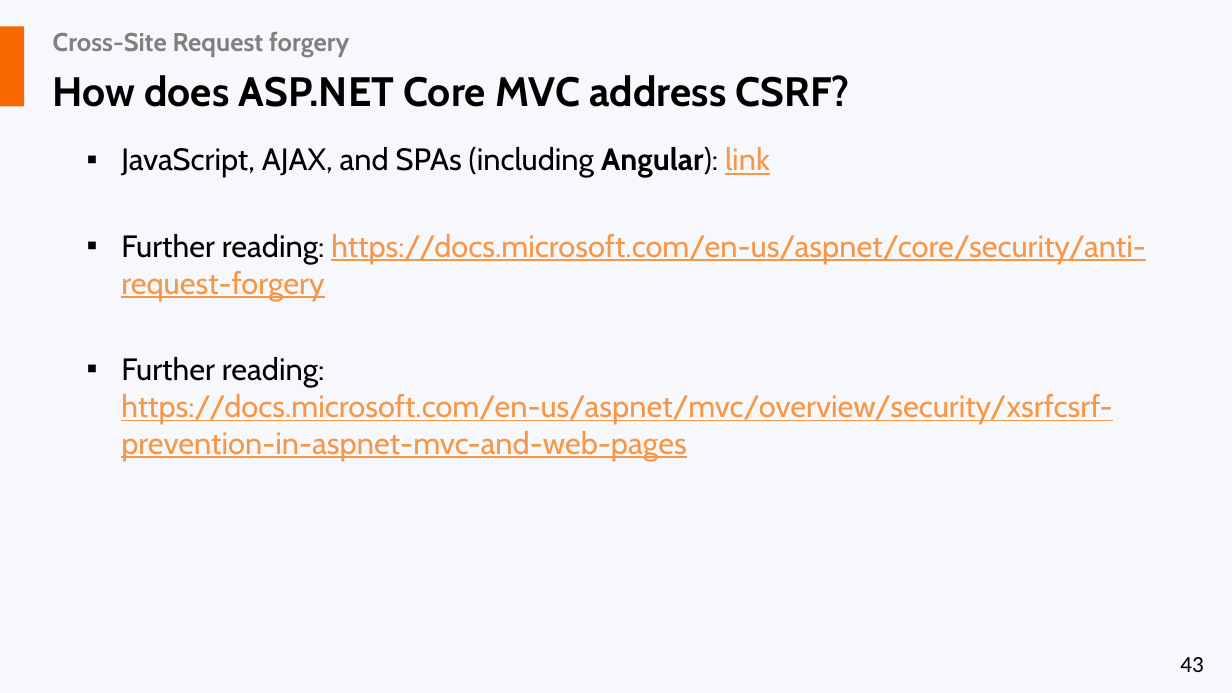
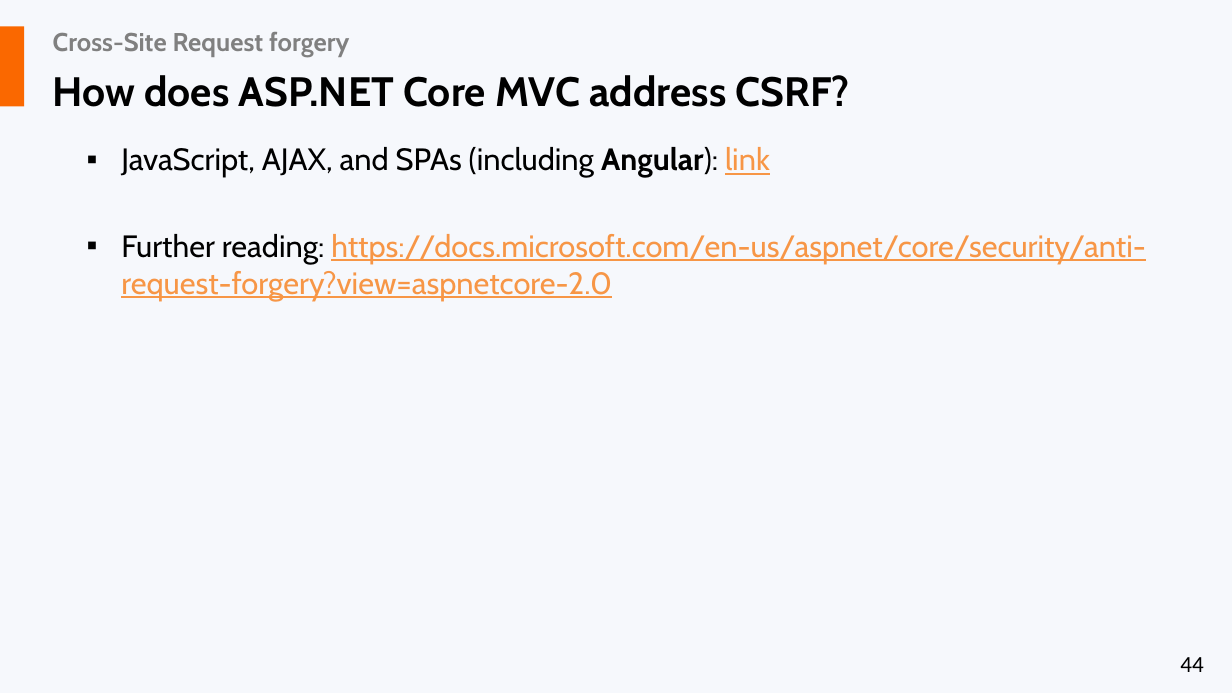
Before and after one commit to liviucotfas/ase-web-and-cloud-applications-security, a slide deck: slide 44 of Presentation ASPNET MVC Core - Part II.pptx (slide 43 before the commit). Drawn at 1232x693 pixels with LibreOffice and Linux fonts; fonts in the diff are those of the drawing. Boxes give left, top, right and bottom in pixels: in the first picture for what was removed or moved away, otherwise in the second. Text is boxed around its words. In the diff, an @@ line names an element or a change of style, - is before the commit and + after.

```diff
--- a/Presentation ASPNET MVC Core - Part II.pptx
+++ b/Presentation ASPNET MVC Core - Part II.pptx
@@ text at (121, 234, 1146, 300): text changed @@
-▪ Further reading: https://docs.microsoft.com/en-us/aspnet/core/security/anti-request-forgery
-▪ Further reading: https://docs.microsoft.com/en-us/aspnet/mvc/overview/security/xsrfcsrf-prevention-in-aspnet-mvc-and-web-pages
+▪ Further reading: https://docs.microsoft.com/en-us/aspnet/core/security/anti-request-forgery?view=aspnetcore-2.0
@@ page number at (1180, 657, 1203, 672): text changed @@
-43
+44
```
Also in this commit, not shown: 3 other slides changed, 2 slides added, 6 other files.
